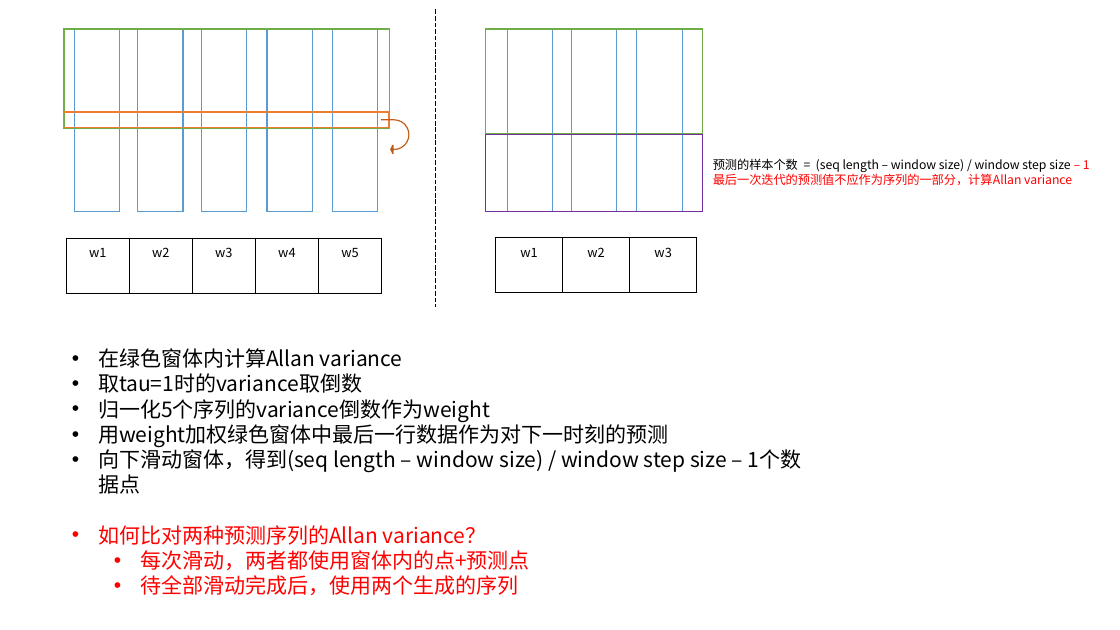
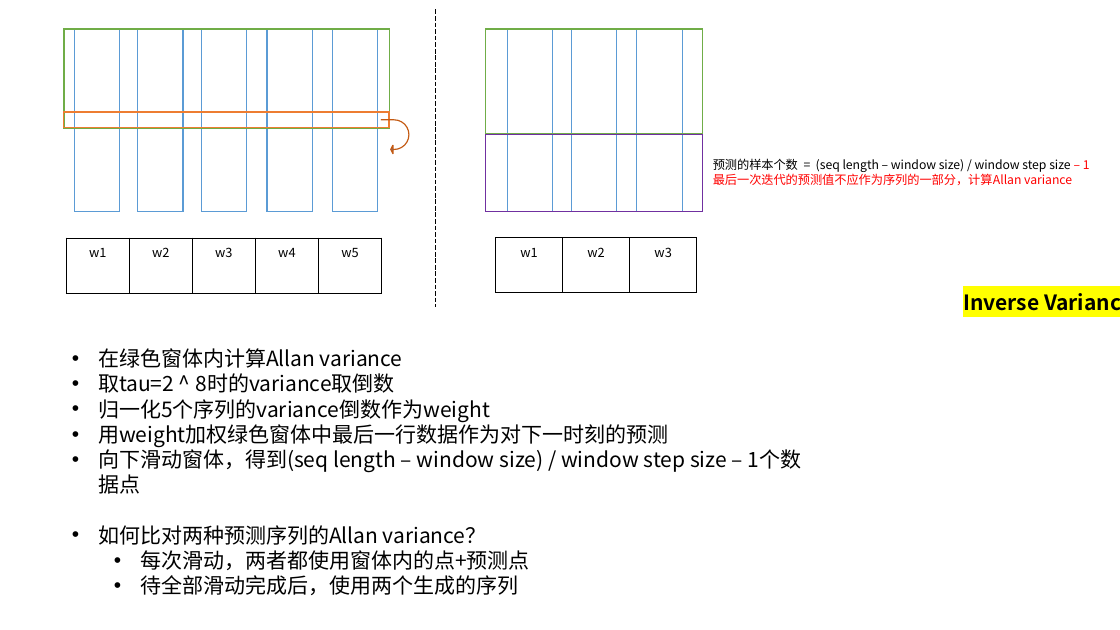
Before and after one commit to mochiliu3000/beamformer, a slide deck: slide 7 of flow-chart.pptx (slide 5 before the commit). Drawn at 1120x630 pixels with LibreOffice and Linux fonts; fonts in the diff are those of the drawing. Boxes give left, top, right and bottom in pixels: in the first picture for what was removed or moved away, otherwise in the second. Text is boxed around its words. In the diff, an @@ line names an element or a change of style, - is before the commit and + after.

```diff
--- a/flow-chart.pptx
+++ b/flow-chart.pptx
@@ text added at [963,294,1039,311], 18 pt, text #000000, bold @@
+Inverse Variance
@@ text at [98,373,394,393]: text changed @@
-• 取tau=1时的variance取倒数
+• 取tau=2 ^ 8时的variance取倒数
@@ text at [98,525,530,595]: text colour #FF0000 to #000000 in "如何比对两种预测序列的Allan variance？", "每次滑动，两者都使用窗体内的点+预测点", "待全部滑动完成后，使用两个生成的序列" @@
```
Also in this commit, not shown: 6 other slides changed, 11 slides added, 2 other files.
